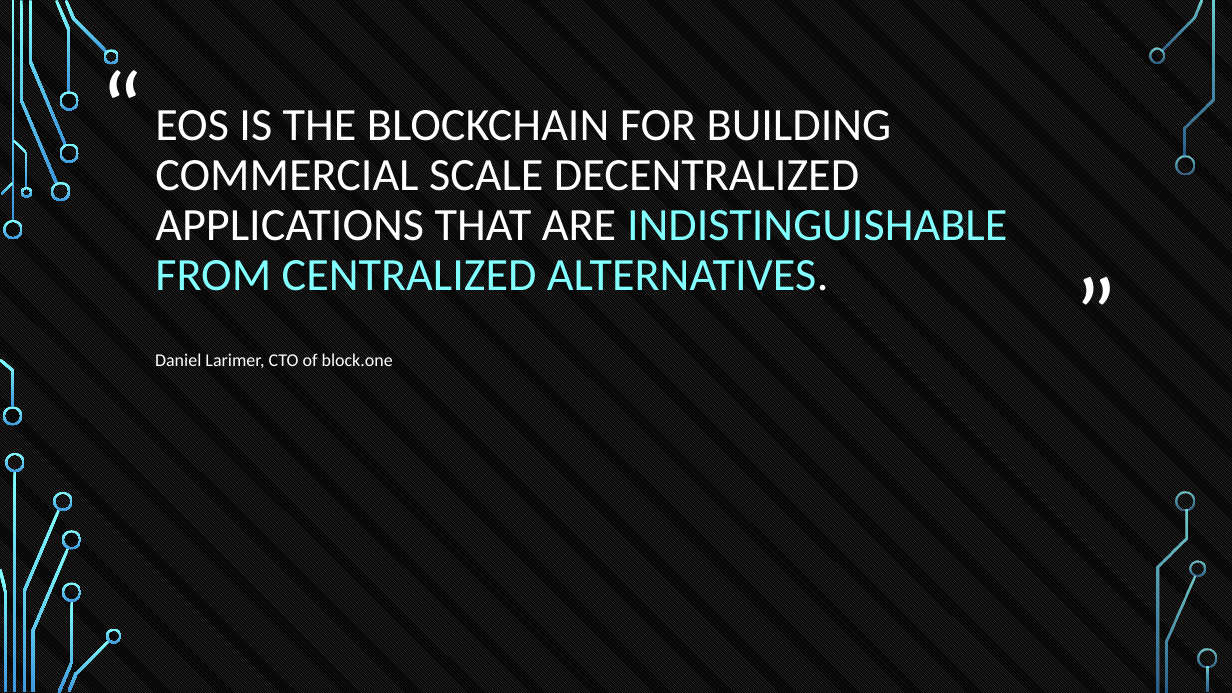
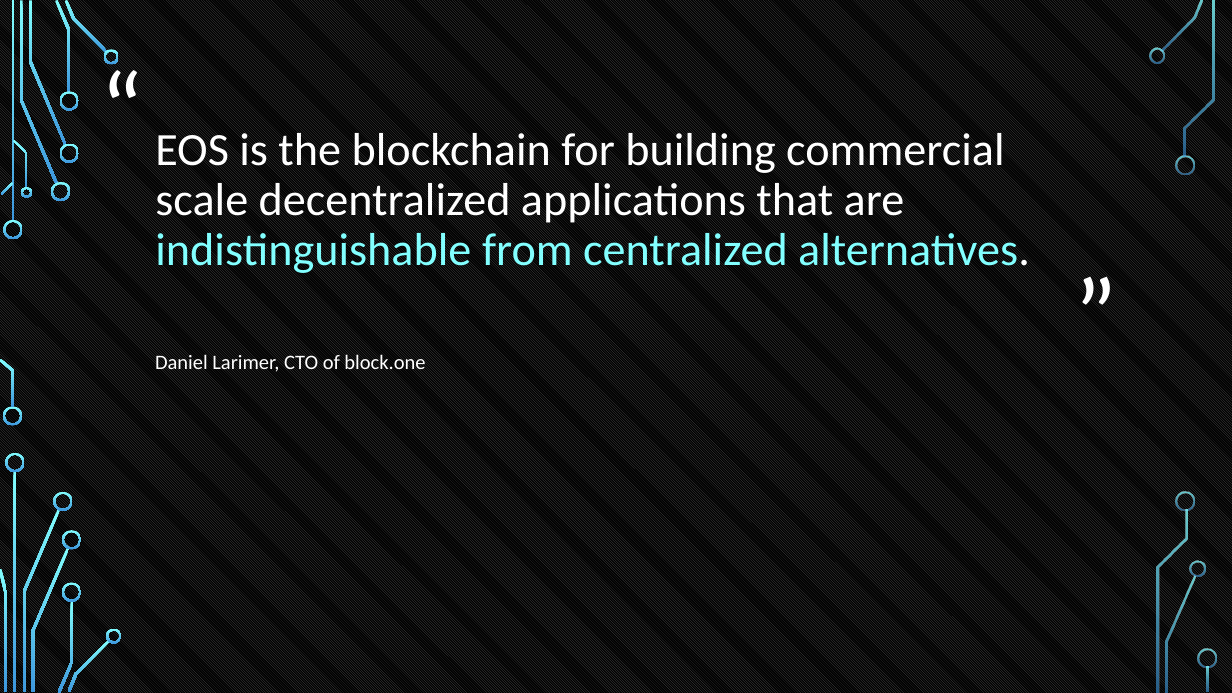
Before and after one commit to tokenika/tokenika.github.io, a slide deck: slide 26 of WarsawBlock(3).pptx. Drawn at 1232x693 pixels with LibreOffice and Linux fonts; fonts in the diff are those of the drawing; background and template pictures are left out. Boxes give left, top, right and bottom in pixels: in the first picture for what was removed or moved away, otherwise in the second. Text is boxed around its words. In the diff, an @@ line names an element or a change of style, - is before the commit and + after.

```diff
--- a/WarsawBlock(3).pptx
+++ b/WarsawBlock(3).pptx
@@ title at [155,133,1030,273]: text changed @@
-EOS IS THE BLOCKCHAIN FOR BUILDING COMMERCIAL SCALE DECENTRALIZED APPLICATIONS THAT ARE INDISTINGUISHABLE FROM CENTRALIZED ALTERNATIVES.
+EOS is the blockchain for building commercial scale decentralized applications that are indistinguishable from centralized alternatives.
@@ text "Daniel Larimer, CTO of block.one" at [155,354,425,372]: size 14 to 16 pt @@
```
Also in this commit, not shown: 6 other slides changed, 2 slides added, 2 slides removed, 2 other files.
